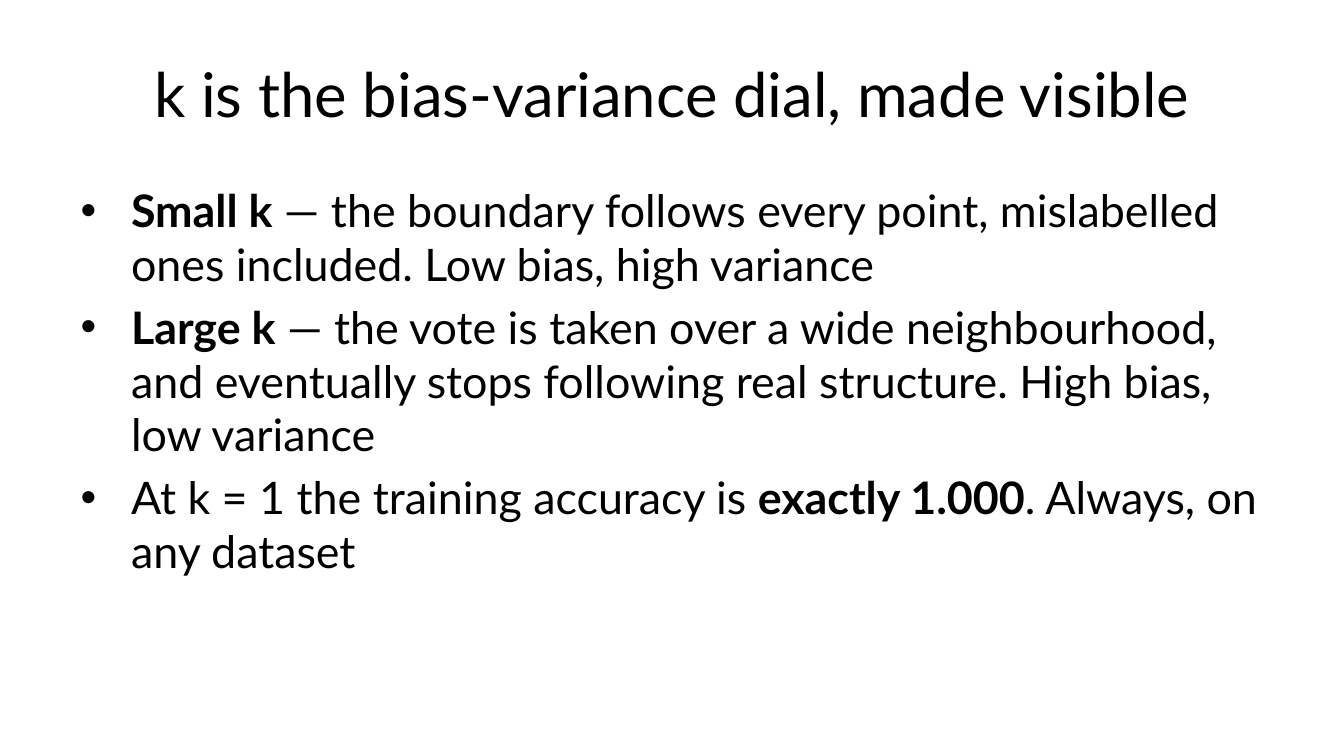
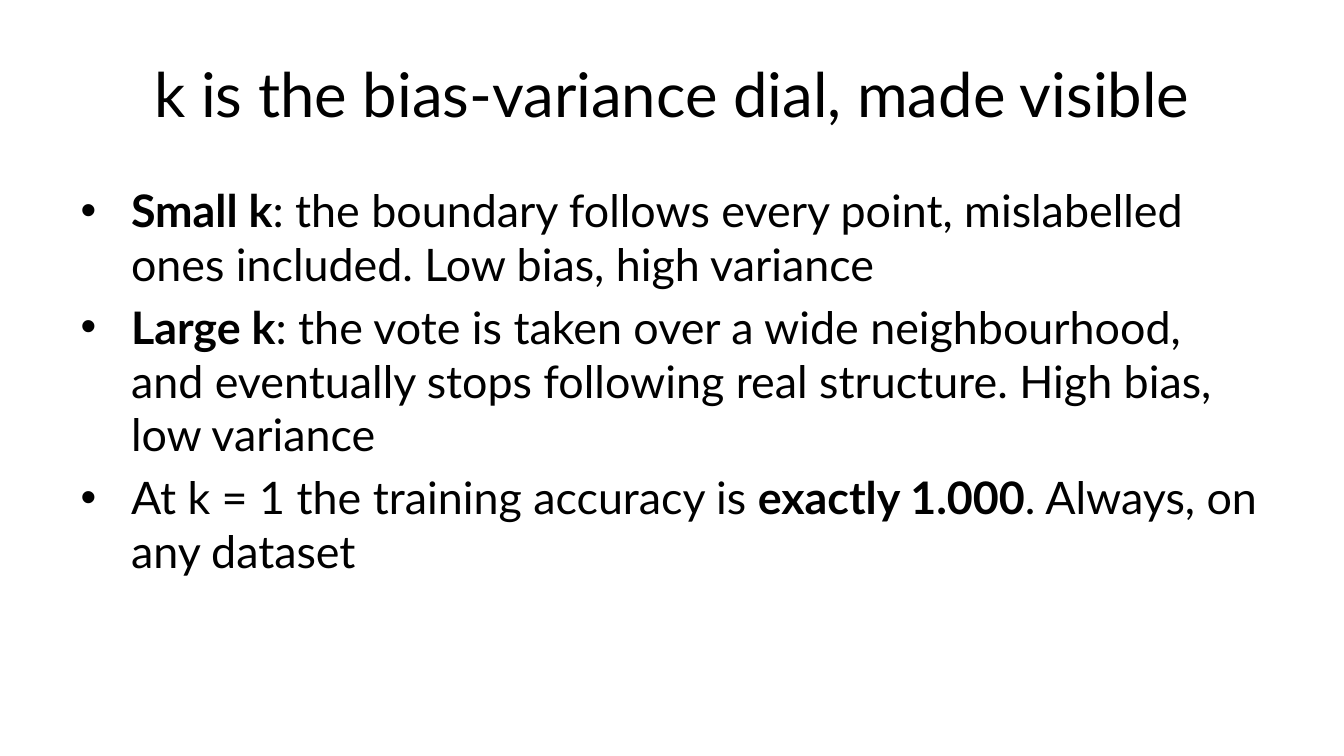
Before and after one commit to fabioantonini/technologies-for-artificial-intelligence, a slide deck: slide 10 of Lessons/06_knn_naive_bayes_svm/Slides/knn_naive_bayes_svm_slides.pptx. Drawn at 1344x756 pixels with LibreOffice and Linux fonts; fonts in the diff are those of the drawing; background and template pictures are left out. Boxes give left, top, right and bottom in pixels: in the first picture for what was removed or moved away, otherwise in the second. Text is boxed around its words. In the diff, an @@ line names an element or a change of style, - is before the commit and + after.

```diff
--- a/Lessons/06_knn_naive_bayes_svm/Slides/knn_naive_bayes_svm_slides.pptx
+++ b/Lessons/06_knn_naive_bayes_svm/Slides/knn_naive_bayes_svm_slides.pptx
@@ text at [131, 193, 1212, 452]: text changed @@
-• Small k — the boundary follows every point, mislabelled ones included. Low bias, high variance
-• Large k — the vote is taken over a wide neighbourhood, and eventually stops following real structure. High bias, low variance
+• Small k: the boundary follows every point, mislabelled ones included. Low bias, high variance
+• Large k: the vote is taken over a wide neighbourhood, and eventually stops following real structure. High bias, low variance
```
Also in this commit, not shown: 16 other slides changed, 27 other files.
